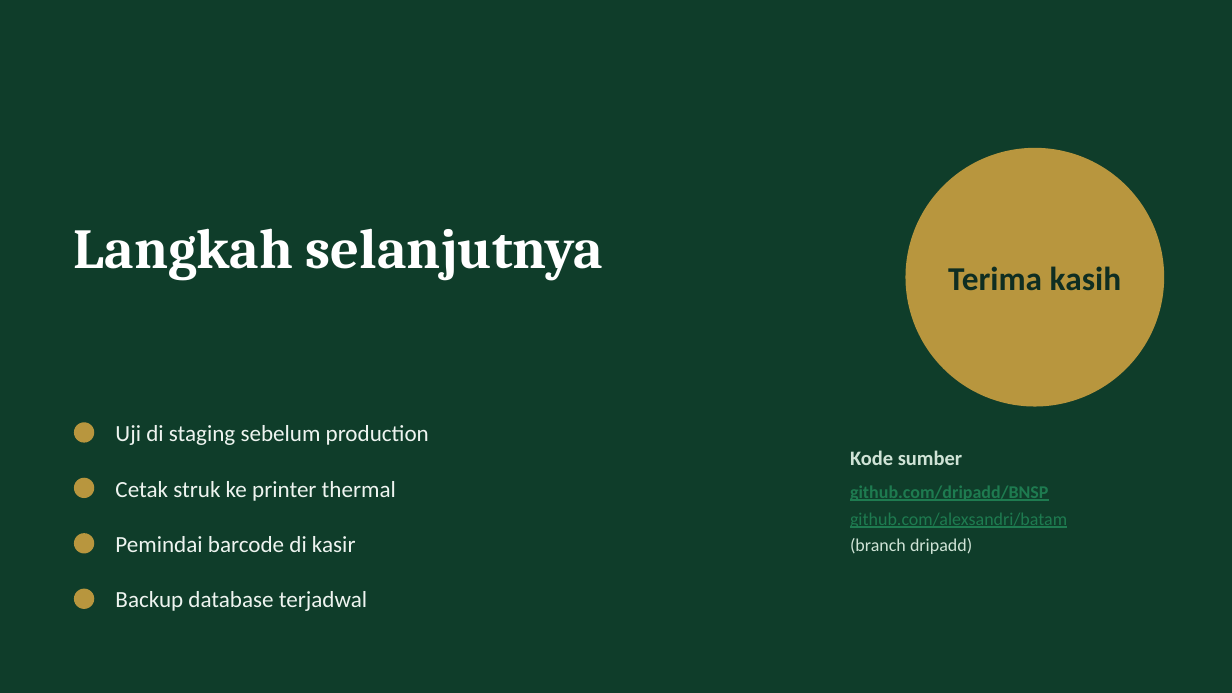
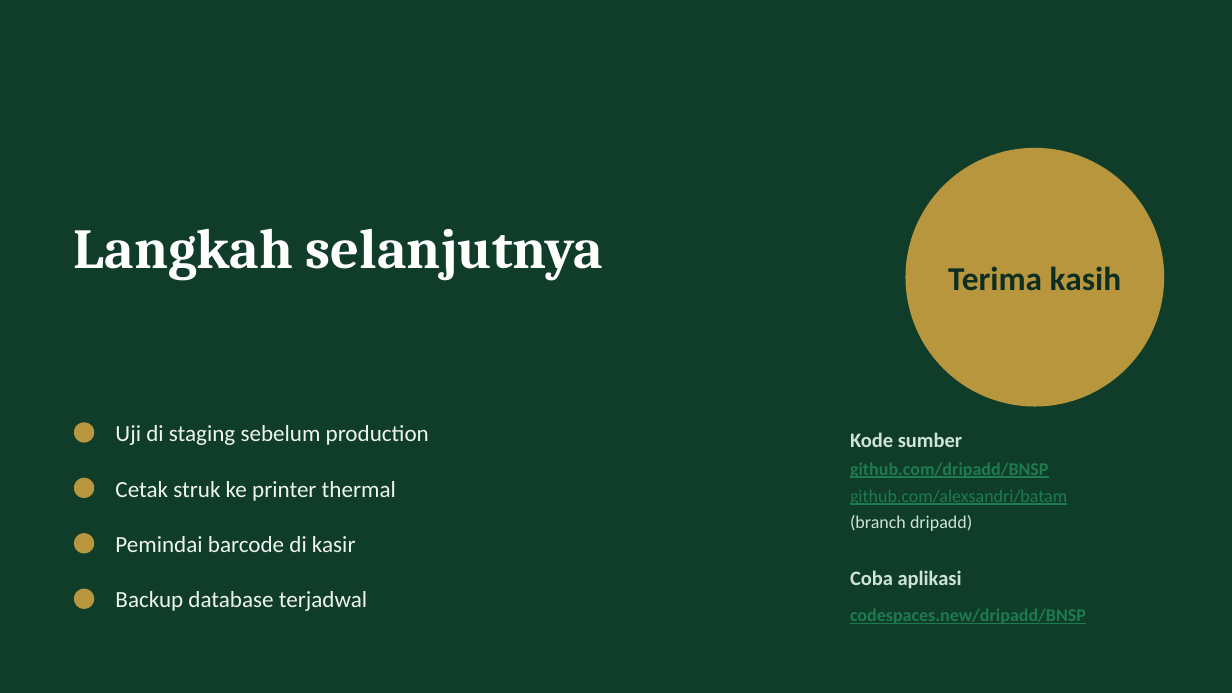
Before and after one commit to alexsandri/batam, a slide deck: slide 38 of presentasi/Aplikasi_Barang.pptx. Drawn at 1232x693 pixels with LibreOffice and Linux fonts; fonts in the diff are those of the drawing. Boxes give left, top, right and bottom in pixels: in the first picture for what was removed or moved away, otherwise in the second. Text is boxed around its words. In the diff, an @@ line names an element or a change of style, - is before the commit and + after.

Commit message:
Tambah tautan GitHub Codespaces pada presentasi

```diff
--- a/presentasi/Aplikasi_Barang.pptx
+++ b/presentasi/Aplikasi_Barang.pptx
@@ text "Kode sumber" moved from (x1=850, y1=450, x2=962, y2=465) to (x1=850, y1=432, x2=962, y2=447) @@
@@ text "github.com/dripadd/BNSP" moved from (x1=850, y1=486, x2=1067, y2=554) to (x1=850, y1=463, x2=1067, y2=531) @@
@@ text added at (x1=850, y1=570, x2=962, y2=589), 16 pt, text #CFE3D6, bold @@
+Coba aplikasi
@@ text added at (x1=850, y1=609, x2=1086, y2=624), 14 pt, text #1E7B50, bold, underline @@
+codespaces.new/dripadd/BNSP
```
Also in this commit, not shown: 1 other slide changed, 1 other file.
